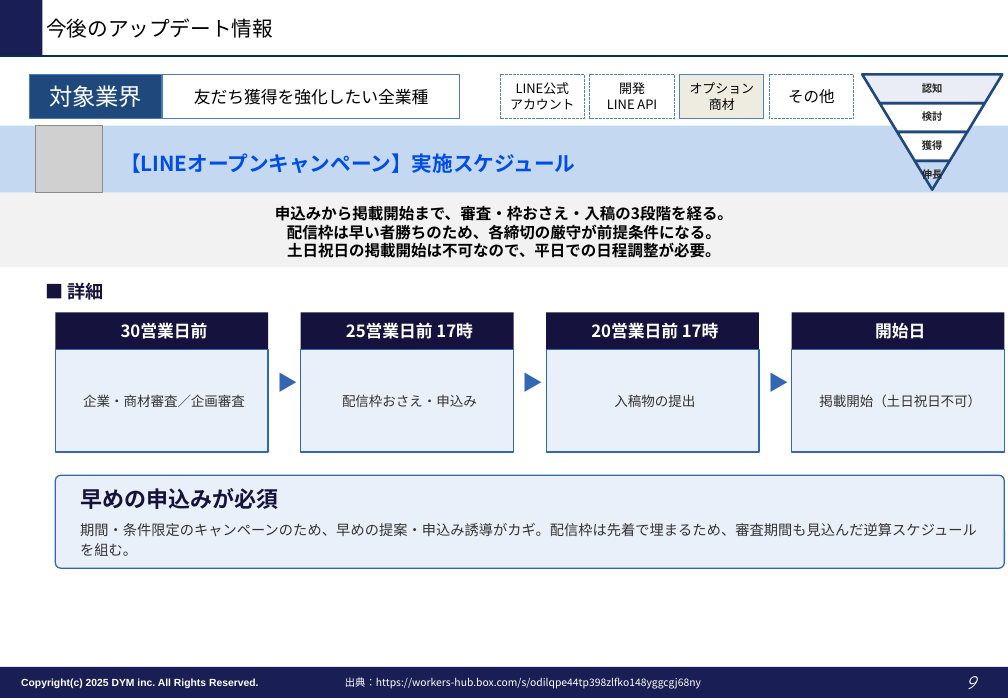
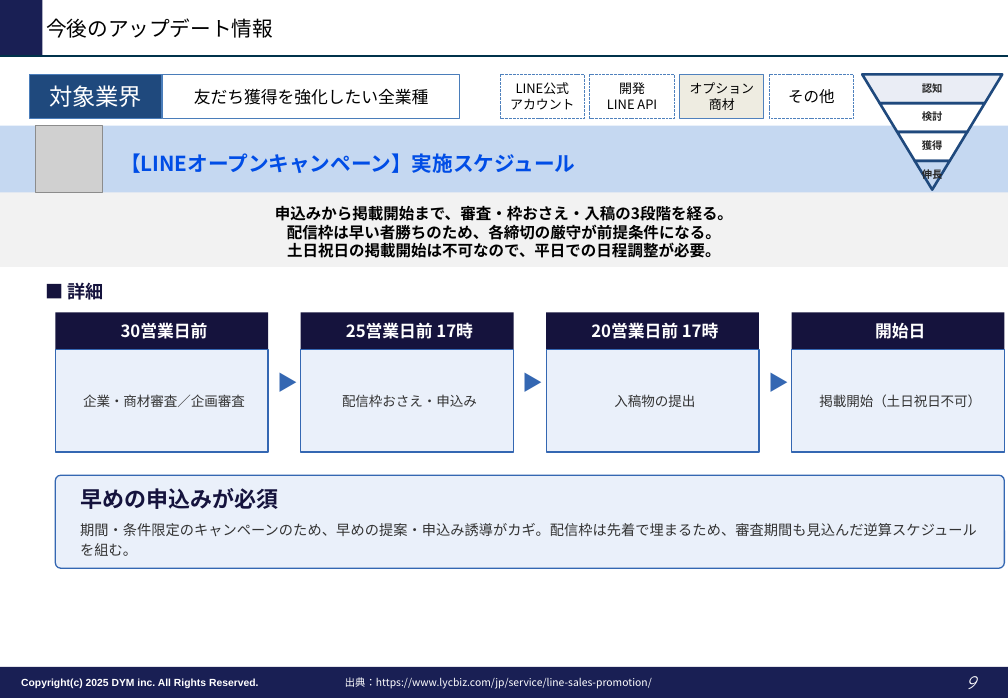
Before and after one commit to tonomura-r-dev/folder, a slide deck: slide 9 of LINEOA媒体最新情報_2026年9月トレンドレポート.pptx. Drawn at 1008x698 pixels with LibreOffice and Linux fonts; fonts in the diff are those of the drawing; grey boxes stand for pictures; background and template pictures are left out. Boxes give left, top, right and bottom in pixels: in the first picture for what was removed or moved away, otherwise in the second. Text is boxed around its words. In the diff, an @@ line names an element or a change of style, - is before the commit and + after.

```diff
--- a/LINEOA媒体最新情報_2026年9月トレンドレポート.pptx
+++ b/LINEOA媒体最新情報_2026年9月トレンドレポート.pptx
@@ text at [345, 677, 652, 689]: text changed @@
-出典：https://workers-hub.box.com/s/odilqpe44tp398zlfko148yggcgj68ny
+出典：https://www.lycbiz.com/jp/service/line-sales-promotion/
```
Also in this commit, not shown: 8 other slides changed, 4 other files.
